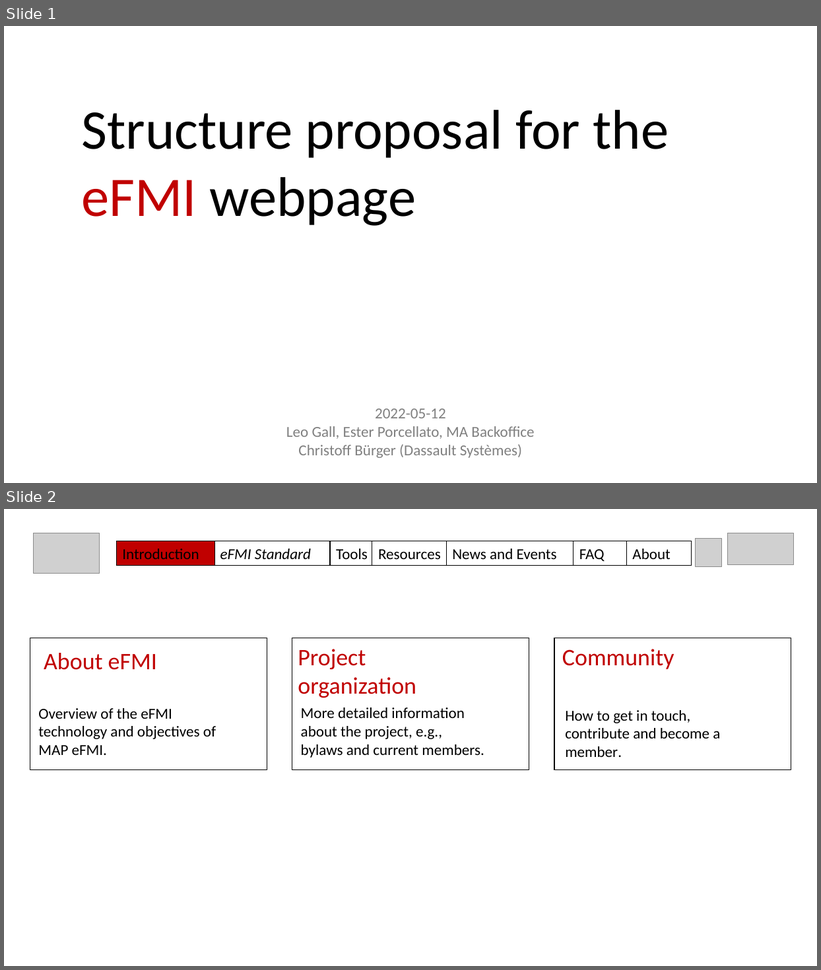
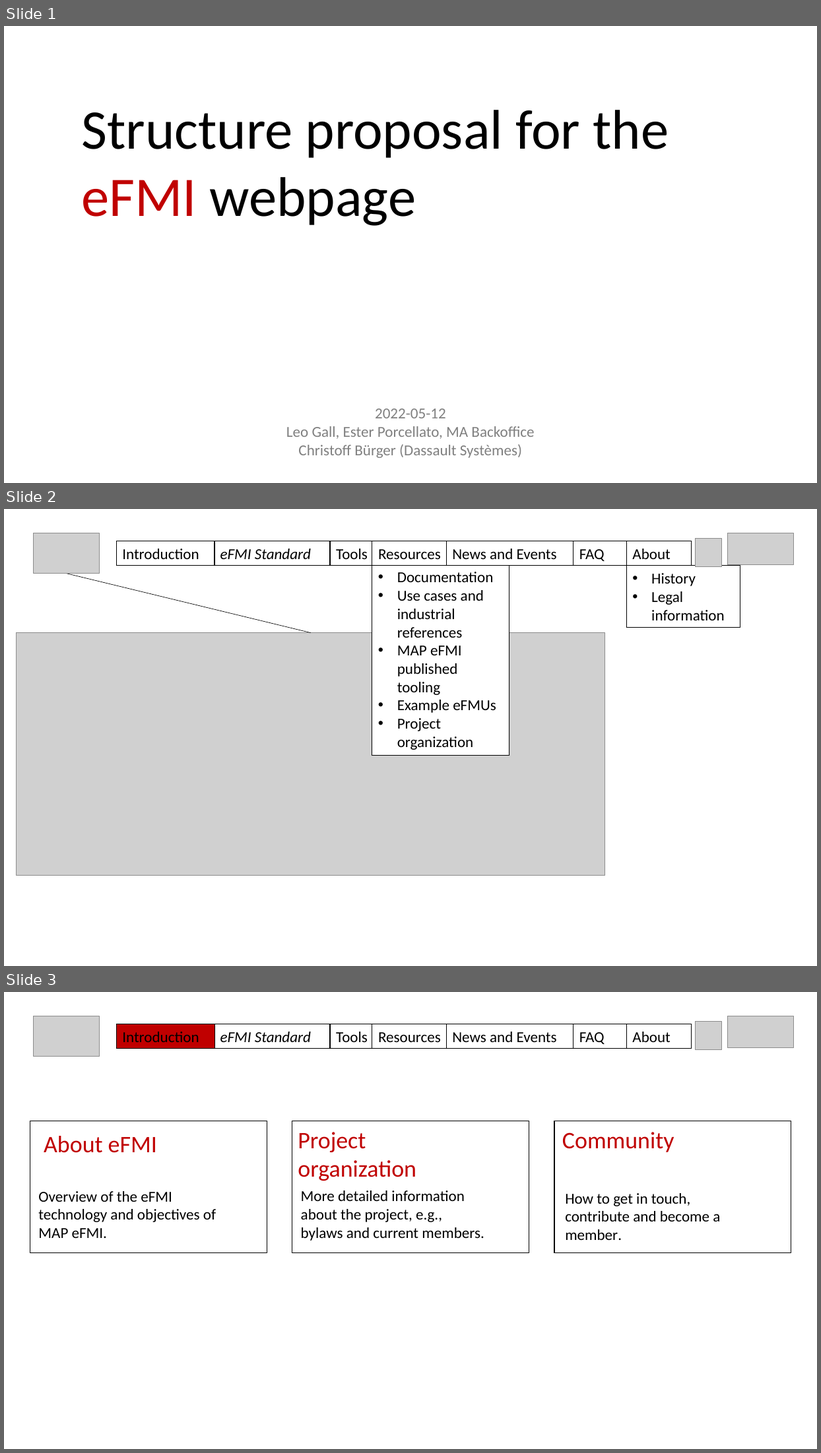
Before and after one commit to modelica/efmi-standard.org, a slide deck: documentation/2022-03-29_MAP-structure-draft.pptx. Shown one above the other, each under a label of ours: slides 1 and 2 before the commit, slides 1, 2 and 3 after it. The pictures are 821x970 and 821x1453 pixels, drawn with LibreOffice and Linux fonts; fonts in the diff are those of the drawing; grey boxes stand for pictures. Boxes give left, top, right and bottom in pixels: in the first picture for what was removed or moved away, otherwise in the second. Text is boxed around its words. In the diff, an @@ line names an element or a change of style, - is before the commit and + after.

```diff
--- a/documentation/2022-03-29_MAP-structure-draft.pptx
+++ b/documentation/2022-03-29_MAP-structure-draft.pptx
@@ slide 2 added at [4, 509, 817, 966], background #FFFFFF @@
@@ group added at [33, 533, 794, 574]: 7 rectangles, 3 pictures @@
+Tools
+Resources
+News and Events
+About
+eFMI Standard
+FAQ
+Introduction
@@ rectangle added at [372, 564, 510, 755], fill #FFFFFF, outline #000000 0.75 pt, 18 pt, text #000000 @@
+• Documentation
+• Use cases and industrial references
+• MAP eFMI published tooling
+• Example eFMUs
+• Project organization
@@ rectangle added at [627, 566, 741, 627], outline #000000 0.75 pt, 18 pt, text #000000 @@
+• History
+• Legal information
@@ line added from (66, 574) to (311, 633), #000000 0.5 pt @@
@@ picture added at [16, 633, 605, 875] @@
@@ what was slide 2 is now slide 3 @@
```
Also in this commit, not shown: 1 slide changed.
